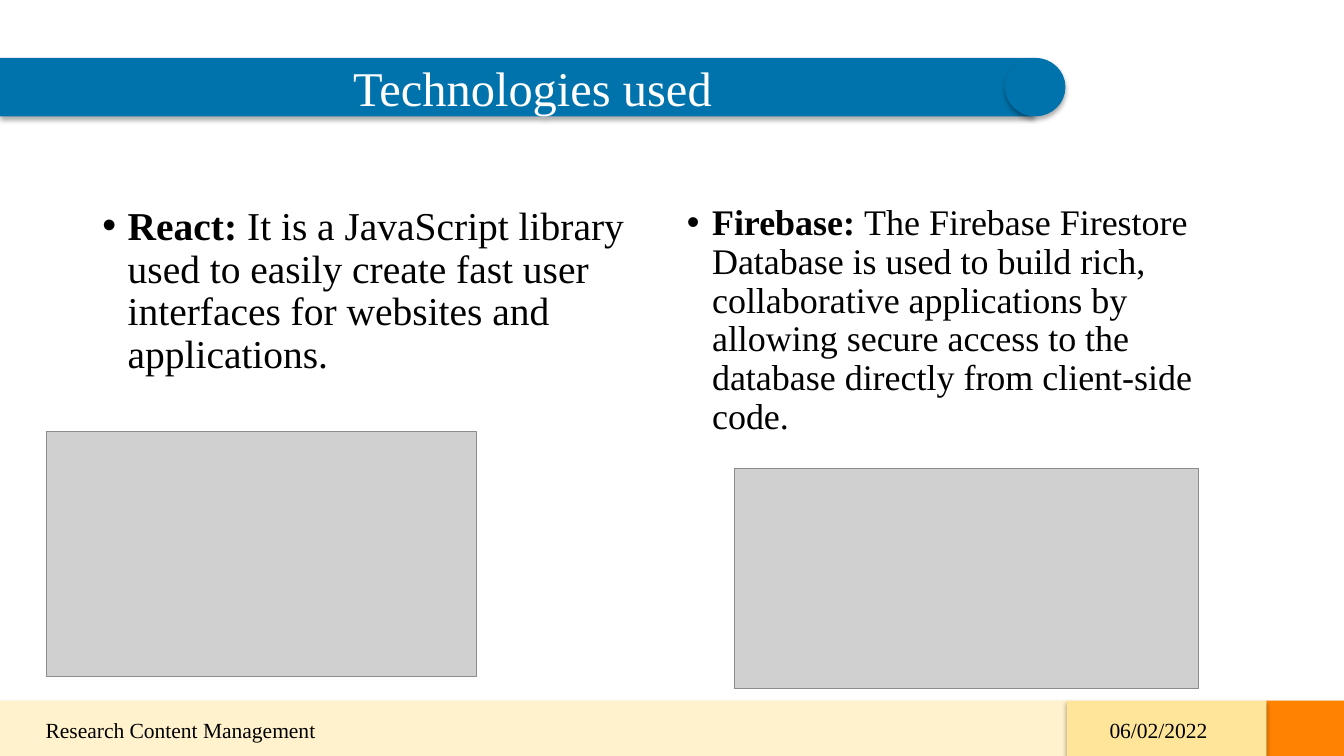
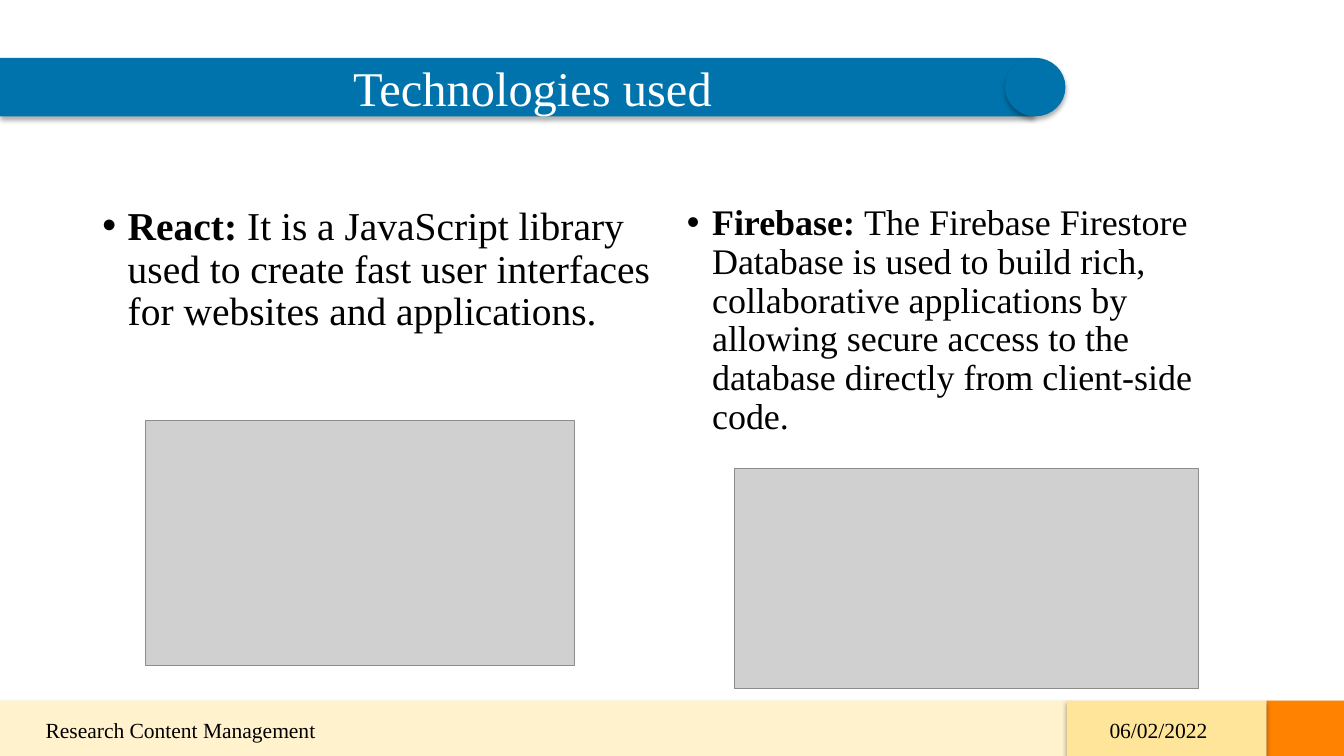
Before and after one commit to 44691-GDP-I-SU22/RCM, a slide deck: slide 6 of GDP-Final-PPT/RCM_Final.pptx. Drawn at 1344x756 pixels with LibreOffice and Linux fonts; fonts in the diff are those of the drawing; grey boxes stand for pictures. Boxes give left, top, right and bottom in pixels: in the first picture for what was removed or moved away, otherwise in the second. Text is boxed around its words. In the diff, an @@ line names an element or a change of style, - is before the commit and + after.

```diff
--- a/GDP-Final-PPT/RCM_Final.pptx
+++ b/GDP-Final-PPT/RCM_Final.pptx
@@ text at [128,212,650,334]: text changed @@
-• React: It is a JavaScript library used to easily create fast user interfaces for websites and applications.
+• React: It is a JavaScript library used to create fast user interfaces for websites and applications.
@@ picture: place and size @@
-picture at [47,432,477,677]
+picture at [145,420,575,665]
```
Also in this commit, not shown: 7 other slides changed, 1 slide removed.
